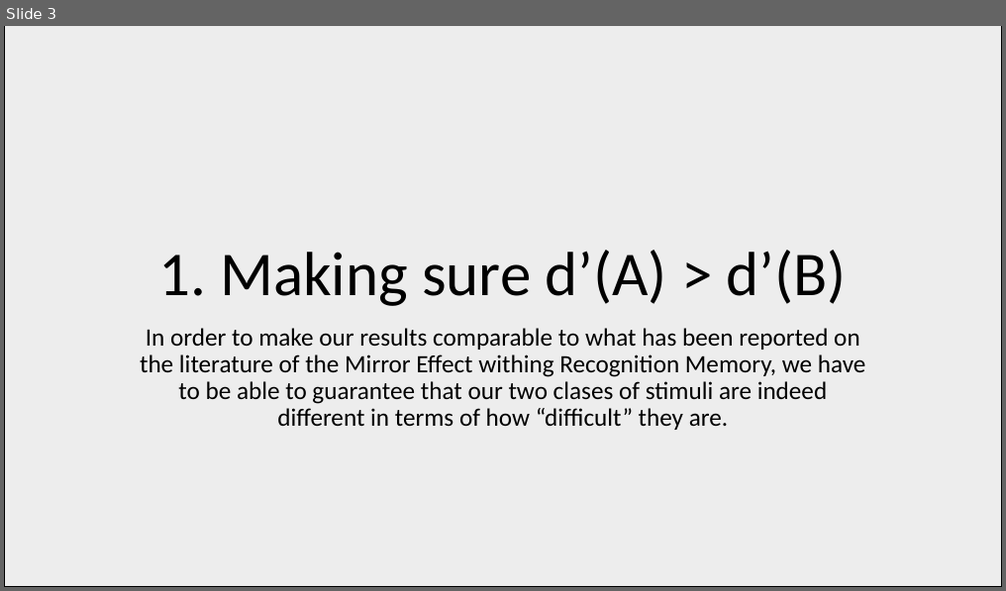
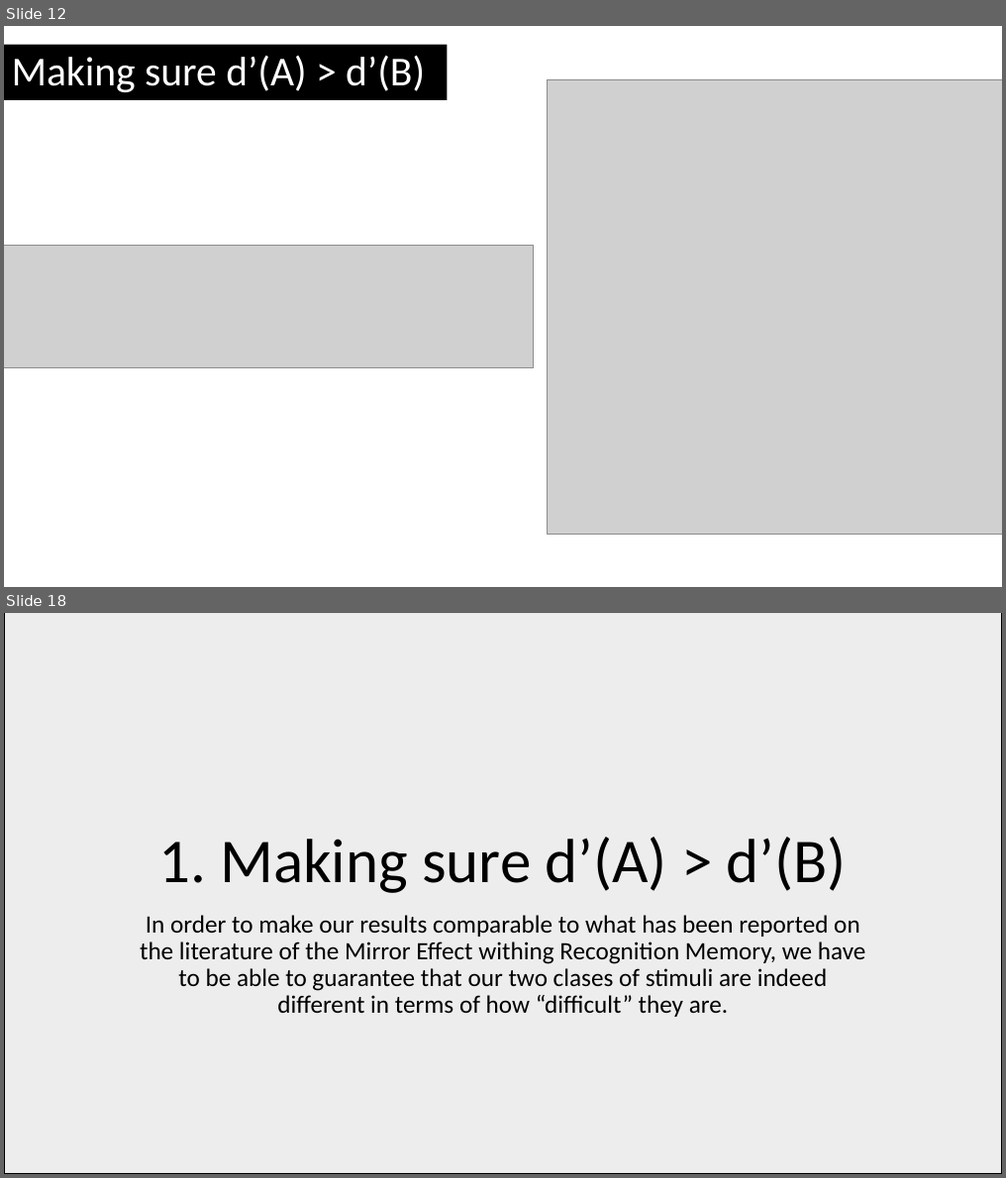
Before and after one commit to Adrifelcha/afchavez-019, a slide deck: MichaelLee/SDT Mirror Effect/Paper 1/BayesianSDTmodeling_Overview.pptx. Shown one above the other, each under a label of ours: slide 3 before the commit, slides 12 and 18 after it; the slides between them are not shown. The pictures are 1006x591 and 1006x1178 pixels, drawn with LibreOffice and Linux fonts; fonts in the diff are those of the drawing; grey boxes stand for pictures. Boxes give left, top, right and bottom in pixels: in the first picture for what was removed or moved away, otherwise in the second. Text is boxed around its words. In the diff, an @@ line names an element or a change of style, - is before the commit and + after.

```diff
--- a/MichaelLee/SDT Mirror Effect/Paper 1/BayesianSDTmodeling_Overview.pptx
+++ b/MichaelLee/SDT Mirror Effect/Paper 1/BayesianSDTmodeling_Overview.pptx
@@ slide 12 added at (4,26,1002,587), background #FFFFFF @@
@@ title added at (4,45,448,100), fill #000000, 39.6 pt, text #FFFFFF @@
+Making sure d’(A) > d’(B)
@@ picture added at (547,79,1002,534) @@
@@ picture added at (4,246,534,369) @@
@@ what was slide 3 is now slide 18 @@
```
Also in this commit, not shown: 1 slide changed, 15 other slides added, 1 slide removed, 4 other files.
